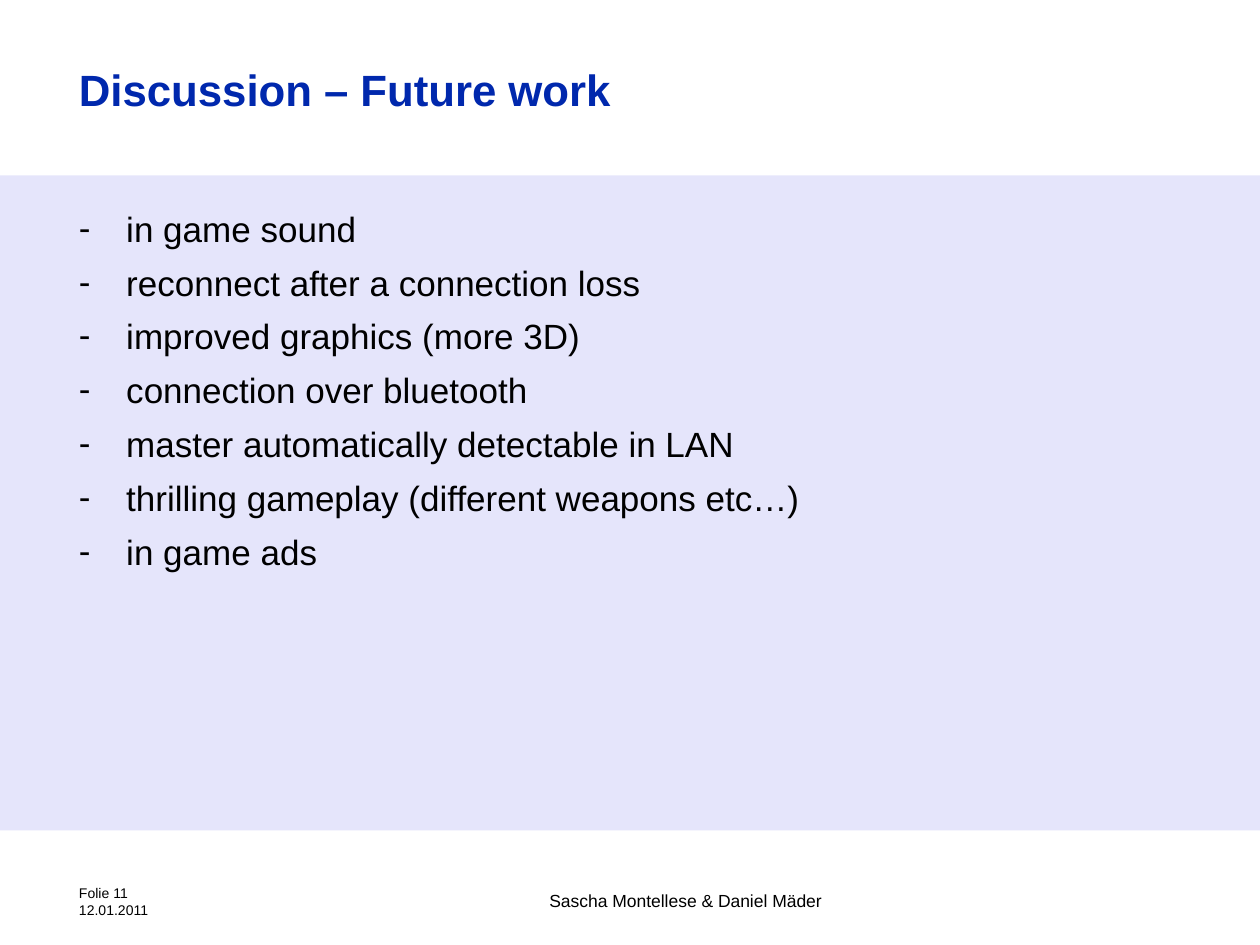
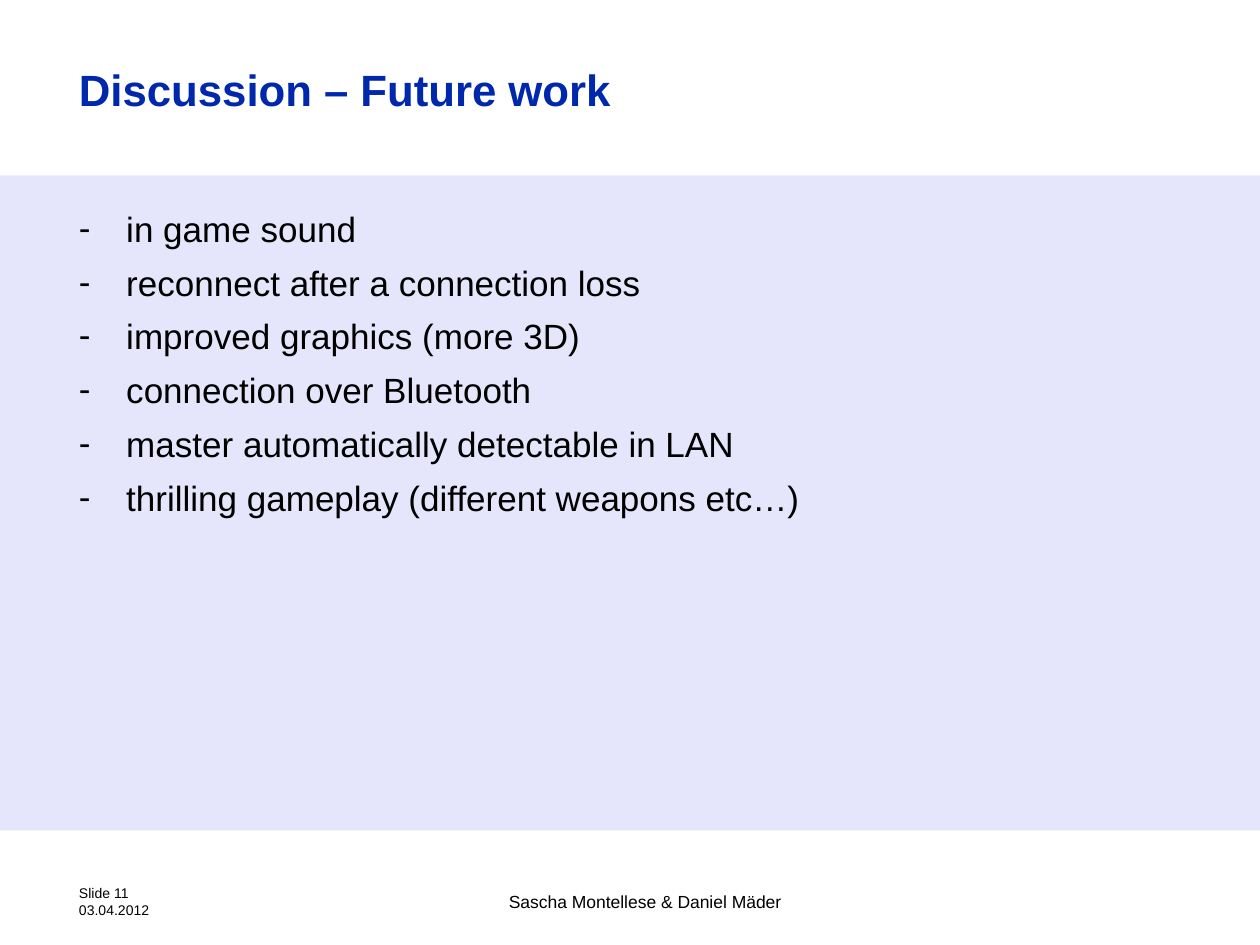
Before and after one commit to Montellese/TSM_MobOp, a slide deck: slide 11 of Starshooter.pptx. Drawn at 1260x945 pixels with LibreOffice and Linux fonts; fonts in the diff are those of the drawing; background and template pictures are left out. Boxes give left, top, right and bottom in pixels: in the first picture for what was removed or moved away, otherwise in the second. Text is boxed around its words. In the diff, an @@ line names an element or a change of style, - is before the commit and + after.

```diff
--- a/Starshooter.pptx
+++ b/Starshooter.pptx
@@ text at (x1=126, y1=377, x2=531, y2=404): text changed @@
-– connection over bluetooth
+– connection over Bluetooth
@@ text at (x1=126, y1=539, x2=317, y2=572): paragraph removed @@
-– in game ads
@@ text at (x1=79, y1=888, x2=149, y2=915): text changed @@
-Folie 11
-12.01.2011
+Slide 11
+03.04.2012
@@ text "Sascha Montellese & Daniel Mäder" moved from (x1=549, y1=894, x2=821, y2=907) to (x1=509, y1=895, x2=781, y2=908) @@
@@ text "Sascha Montellese & Daniel Mäder" at (x1=509, y1=895, x2=781, y2=908): vertical alignment top to middle @@
```
Also in this commit, not shown: 11 other slides changed, 1 slide added, 3 other files.
